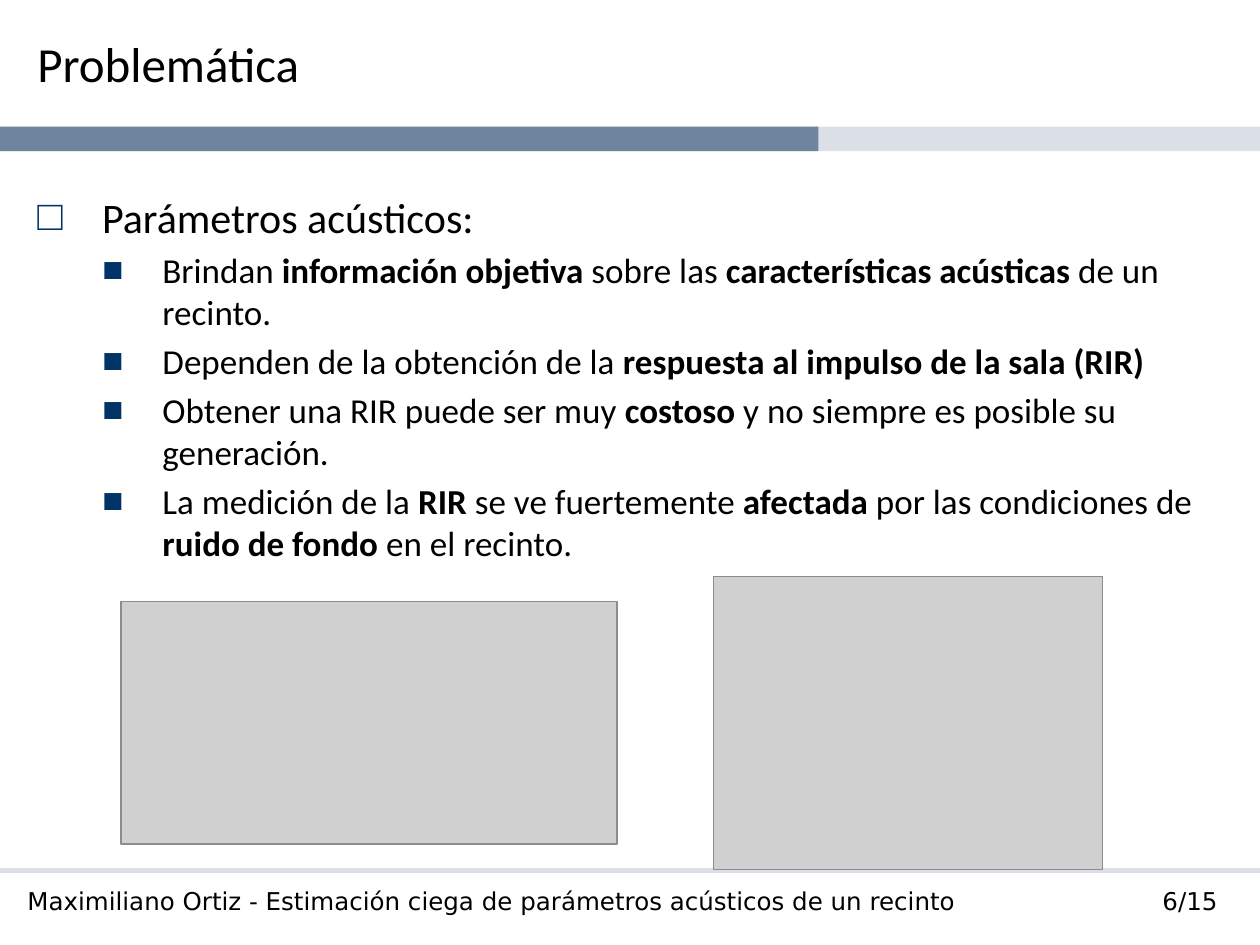
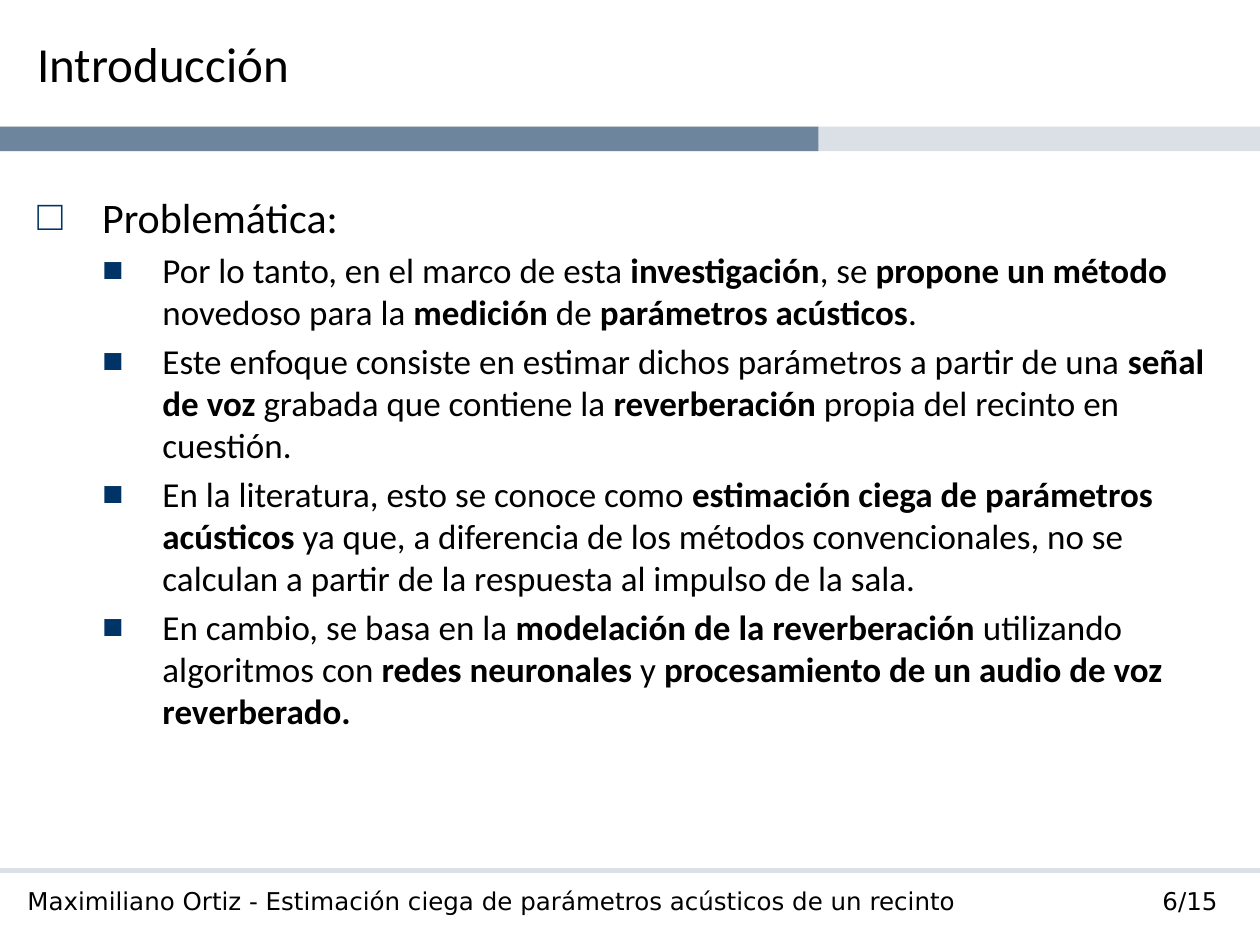
Before and after one commit to maxiaortiz22/thesis-report, a slide deck: slide 6 of Estimación ciega de parámetros acústicos de un recinto - Ortiz.pptx (slide 3 before the commit). Drawn at 1260x945 pixels with LibreOffice and Linux fonts; fonts in the diff are those of the drawing; grey boxes stand for pictures; background and template pictures are left out. Boxes give left, top, right and bottom in pixels: in the first picture for what was removed or moved away, otherwise in the second. Text is boxed around its words. In the diff, an @@ line names an element or a change of style, - is before the commit and + after.

Commit message:
Presentacion

```diff
--- a/Estimación ciega de parámetros acústicos de un recinto - Ortiz.pptx
+++ b/Estimación ciega de parámetros acústicos de un recinto - Ortiz.pptx
@@ title at <box>37,48,288,83</box>: text changed @@
-Problemática
+Introducción
@@ text at <box>102,203,1204,725</box>: text changed @@
-□ Parámetros acústicos:
-  ■ Brindan información objetiva sobre las características acústicas de un recinto.
-  ■ Dependen de la obtención de la respuesta al impulso de la sala (RIR)
-  ■ Obtener una RIR puede ser muy costoso y no siempre es posible su generación.
-  ■ La medición de la RIR se ve fuertemente afectada por las condiciones de ruido de fondo en el recinto.
+□ Problemática:
+  ■ Por lo tanto, en el marco de esta investigación, se propone un método novedoso para la medición de parámetros acústicos.
+  ■ Este enfoque consiste en estimar dichos parámetros a partir de una señal de voz grabada que contiene la reverberación propia del recinto en cuestión.
+  ■ En la literatura, esto se conoce como estimación ciega de parámetros acústicos ya que, a diferencia de los métodos convencionales, no se calculan a partir de la respuesta al impulso de la sala.
+  ■ En cambio, se basa en la modelación de la reverberación utilizando algoritmos con redes neuronales y procesamiento de un audio de voz reverberado.
@@ picture removed at <box>713,576,1102,869</box> @@
@@ picture removed at <box>121,601,617,844</box> @@
```
Also in this commit, not shown: 2 other slides changed, 10 slides added, 2 other files.
